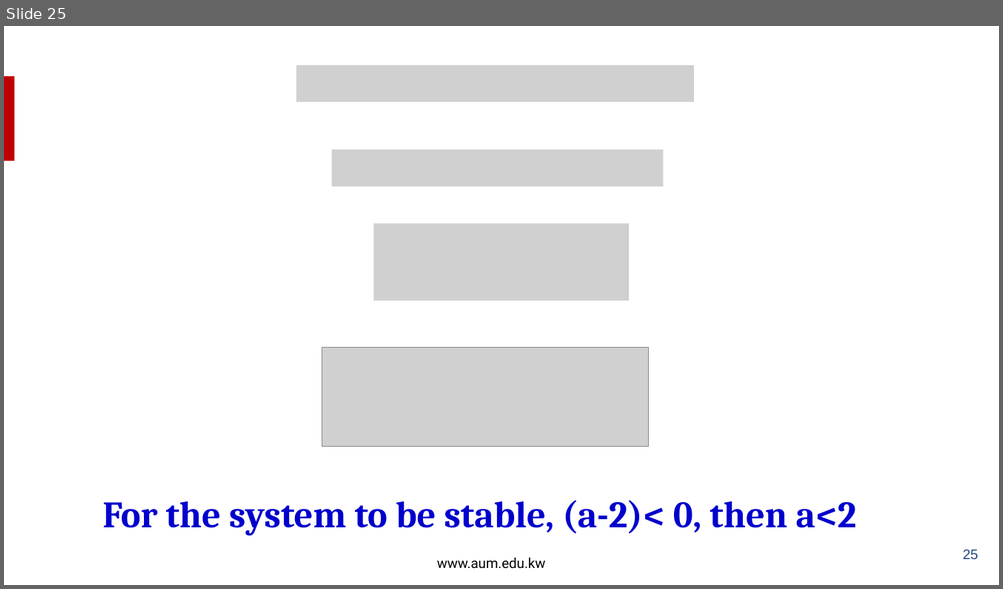
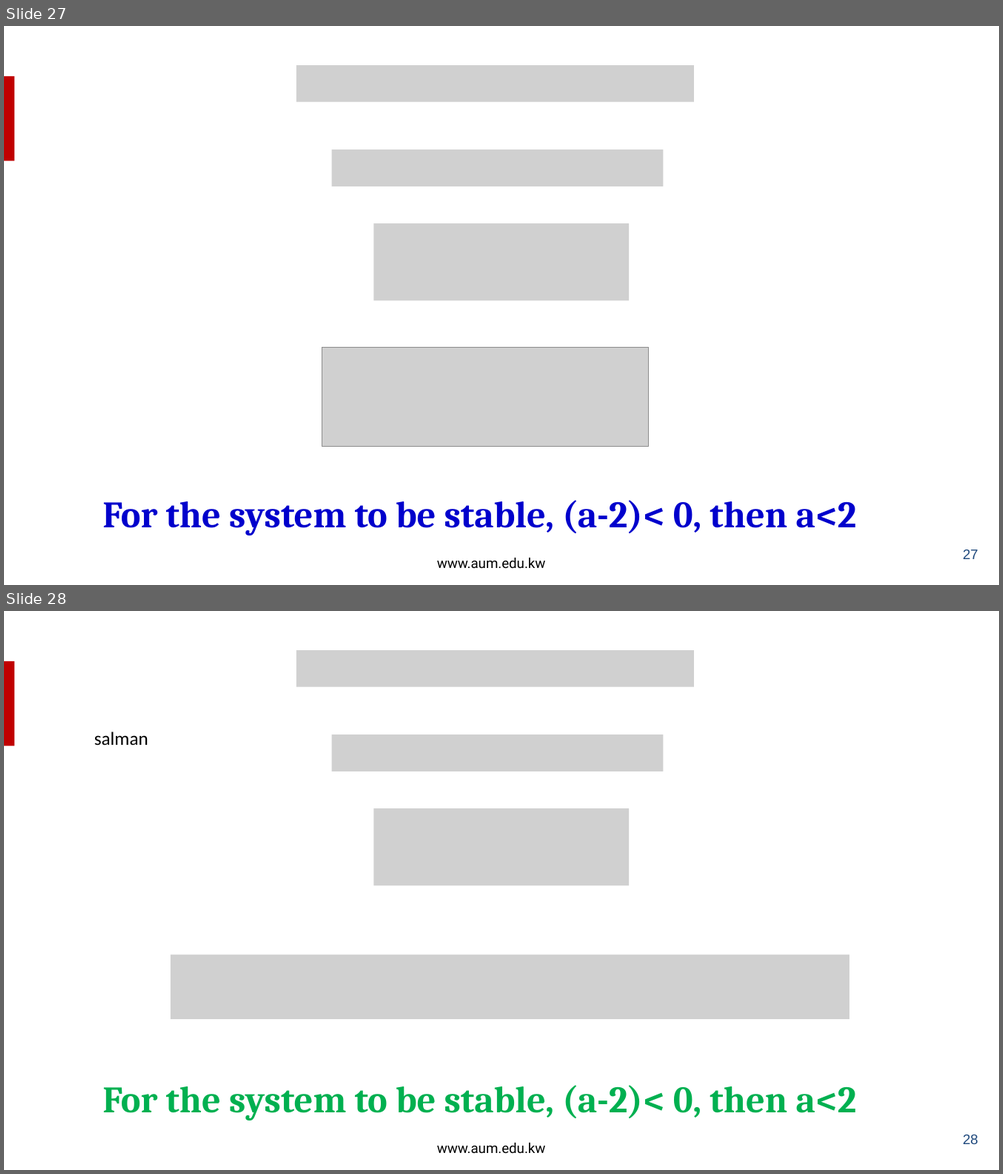
Before and after one commit to salmanrazzaq1993/AUM-WORK, a slide deck: PP WORK/Instructor Version/Week 9/Week 9 Lecture 2 - Poles and Zeros.pptx. Shown one above the other, each under a label of ours: slide 25 before the commit, slides 27 and 28 after it. The pictures are 1003x589 and 1003x1174 pixels, drawn with LibreOffice and Linux fonts; fonts in the diff are those of the drawing; grey boxes stand for pictures; background and template pictures are left out. Boxes give left, top, right and bottom in pixels: in the first picture for what was removed or moved away, otherwise in the second. Text is boxed around its words. In the diff, an @@ line names an element or a change of style, - is before the commit and + after.

```diff
--- a/PP WORK/Instructor Version/Week 9/Week 9 Lecture 2 - Poles and Zeros.pptx
+++ b/PP WORK/Instructor Version/Week 9/Week 9 Lecture 2 - Poles and Zeros.pptx
@@ slide 28 added at bbox=[4, 611, 999, 1170], background picture (left out); not listed: 2 template elements that a slide beside it also shows @@
@@ picture added at bbox=[296, 650, 694, 687] @@
@@ text added at bbox=[94, 732, 148, 746], 18 pt, text #000000 @@
+salman
@@ picture added at bbox=[332, 735, 663, 772] @@
@@ picture added at bbox=[373, 809, 629, 886] @@
@@ picture added at bbox=[170, 955, 849, 1020] @@
@@ text added at bbox=[102, 1085, 856, 1121], 36 pt, text #00B050, bold @@
+For the system to be stable, (a-2)< 0, then a<2
@@ page number added at bbox=[962, 1135, 978, 1145], 13.3 pt, text #1F497D @@
+28
@@ what was slide 25 is now slide 27 @@
@@ page number at bbox=[962, 550, 978, 560]: text changed @@
-25
+27
```
Also in this commit, not shown: 7 slides changed, 2 other slides added.
